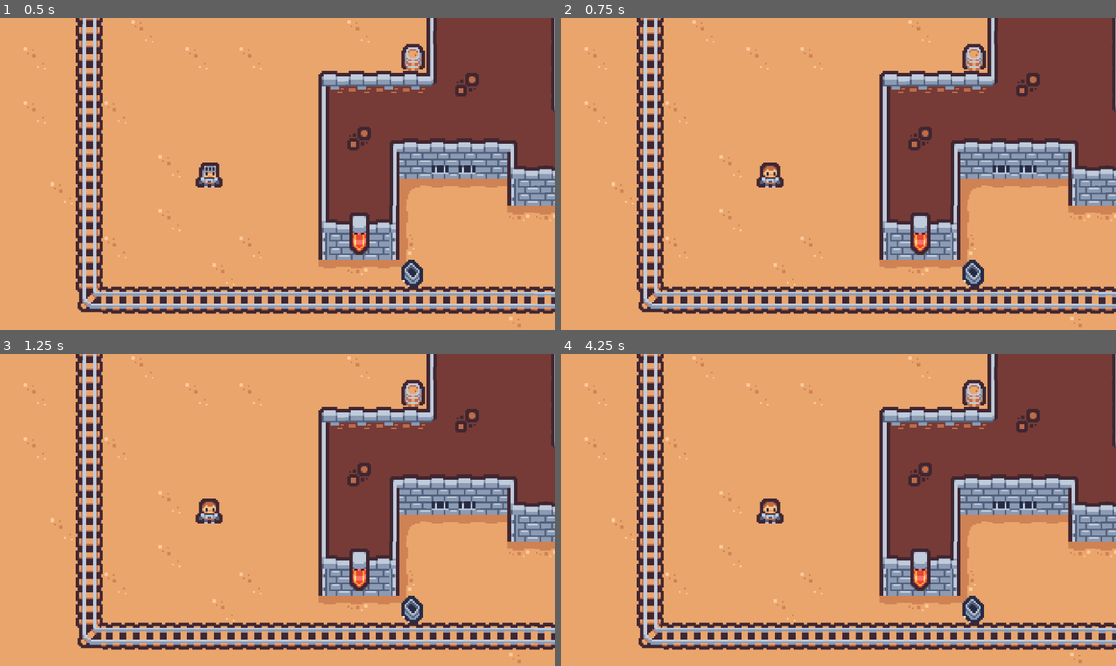
Above: before the commit, frames 1-4 (two rows, left to right).
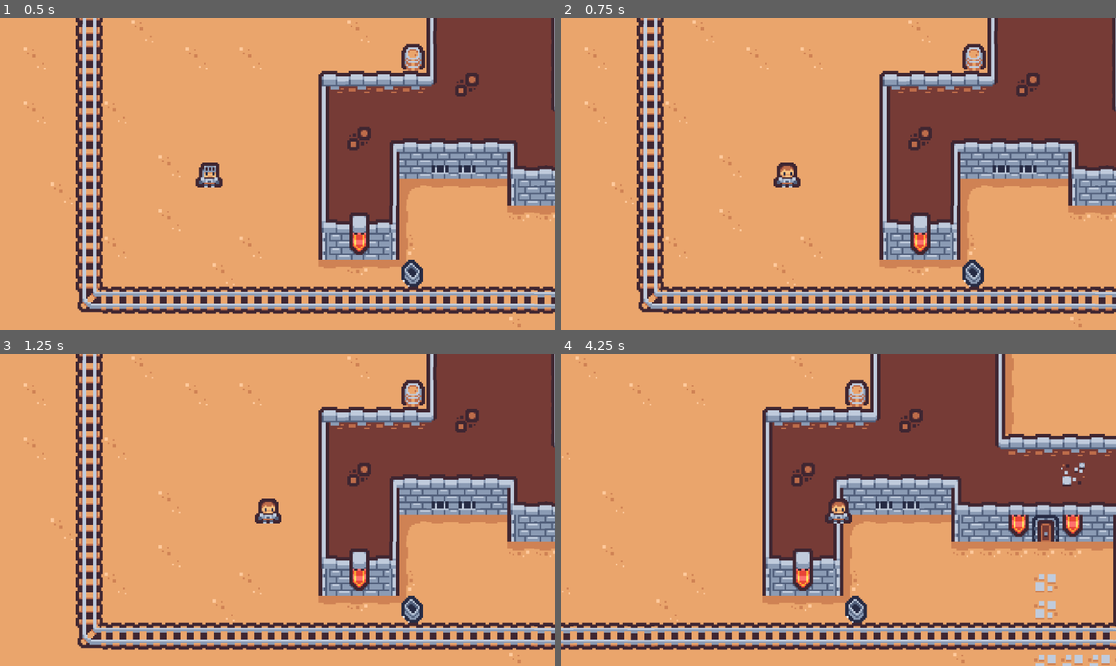
Above: after the commit, the same moments.

Repository: ki8yk8/game-dev-resolution
Game: Godot game, scene res://scenes/game_play.tscn
Same seed, same stepped clock (60 frames per second), same inputs: the game is played once before the commit and once after it.
Inputs (mouse positions are in pixels of both pictures, inside the frame that each line leads up to):
- Up to frame 1 (0.5 s): no input
- Up to frame 2 (0.75 s): tap Enter (ui_accept) at 0.5, 0.6 s; move the mouse to (960, 158) at 0.52 s; hold Right (ui_right) from 0.53 s (still down); click (960, 158) at 0.67 s
- Up to frame 3 (1.25 s): keep holding Right (ui_right); tap Enter (ui_accept) at 0.77, 1.07 s
- Up to frame 4 (4.25 s): move the mouse to (727, 525) at 1.27 s; tap Alt at 1.35, 3.6 s; tap Enter (ui_accept) at 1.52, 1.55, 1.82, 2.3, 2.85, 3.02, 3.32, 3.77, 3.8, 4.07 s; move the mouse to (894, 441) at 2.02 s; release Right (ui_right) at 2.03 s; hold Left (ui_left) 2.03-2.78 s; tap Shift at 2.1 s; move the mouse to (810, 572) at 2.77 s; hold Right (ui_right) from 2.78 s (still down); click (810, 572) at 2.92 s; move the mouse to (1005, 556) at 3.52 s

Frame 1 is identical in both runs. In frame 2, 0.5% of the frame differs, in the area x 35-44%, y 46-55%; in frame 3, 0.6%; in frame 4, 45%, in the area x 0-100%, y 0-100%.

Commit message:
adds basic movement in the player

Diff:
--- a/project.godot
+++ b/project.godot
@@ -19,6 +19,38 @@
 
 enabled=PackedStringArray("res://addons/godot_super-wakatime/plugin.cfg")
 
+[input]
+
+left={
+"deadzone": 0.2,
+"events": [Object(InputEventKey,"resource_local_to_scene":false,"resource_name":"","device":-1,"window_id":0,"alt_pressed":false,"shift_pressed":false,"ctrl_pressed":false,"meta_pressed":false,"pressed":false,"keycode":0,"physical_keycode":65,"key_label":0,"unicode":97,"location":0,"echo":false,"script":null)
+, Object(InputEventKey,"resource_local_to_scene":false,"resource_name":"","device":-1,"window_id":0,"alt_pressed":false,"shift_pressed":false,"ctrl_pressed":false,"meta_pressed":false,"pressed":false,"keycode":0,"physical_keycode":4194319,"key_label":0,"unicode":0,"location":0,"echo":false,"script":null)
+]
+}
+right={
+"deadzone": 0.2,
+"events": [Object(InputEventKey,"resource_local_to_scene":false,"resource_name":"","device":-1,"window_id":0,"alt_pressed":false,"shift_pressed":false,"ctrl_pressed":false,"meta_pressed":false,"pressed":false,"keycode":0,"physical_keycode":68,"key_label":0,"unicode":100,"location":0,"echo":false,"script":null)
+, Object(InputEventKey,"resource_local_to_scene":false,"resource_name":"","device":-1,"window_id":0,"alt_pressed":false,"shift_pressed":false,"ctrl_pressed":false,"meta_pressed":false,"pressed":false,"keycode":0,"physical_keycode":4194321,"key_label":0,"unicode":0,"location":0,"echo":false,"script":null)
+]
+}
+up={
+"deadzone": 0.2,
+"events": [Object(InputEventKey,"resource_local_to_scene":false,"resource_name":"","device":-1,"window_id":0,"alt_pressed":false,"shift_pressed":false,"ctrl_pressed":false,"meta_pressed":false,"pressed":false,"keycode":0,"physical_keycode":4194320,"key_label":0,"unicode":0,"location":0,"echo":false,"script":null)
+, Object(InputEventKey,"resource_local_to_scene":false,"resource_name":"","device":-1,"window_id":0,"alt_pressed":false,"shift_pressed":false,"ctrl_pressed":false,"meta_pressed":false,"pressed":false,"keycode":0,"physical_keycode":87,"key_label":0,"unicode":119,"location":0,"echo":false,"script":null)
+]
+}
+down={
+"deadzone": 0.2,
+"events": [Object(InputEventKey,"resource_local_to_scene":false,"resource_name":"","device":-1,"window_id":0,"alt_pressed":false,"shift_pressed":false,"ctrl_pressed":false,"meta_pressed":false,"pressed":false,"keycode":0,"physical_keycode":4194322,"key_label":0,"unicode":0,"location":0,"echo":false,"script":null)
+, Object(InputEventKey,"resource_local_to_scene":false,"resource_name":"","device":-1,"window_id":0,"alt_pressed":false,"shift_pressed":false,"ctrl_pressed":false,"meta_pressed":false,"pressed":false,"keycode":0,"physical_keycode":83,"key_label":0,"unicode":115,"location":0,"echo":false,"script":null)
+]
+}
+action={
+"deadzone": 0.2,
+"events": [Object(InputEventKey,"resource_local_to_scene":false,"resource_name":"","device":-1,"window_id":0,"alt_pressed":false,"shift_pressed":false,"ctrl_pressed":false,"meta_pressed":false,"pressed":false,"keycode":0,"physical_keycode":32,"key_label":0,"unicode":32,"location":0,"echo":false,"script":null)
+]
+}
+
 [physics]
 
 3d/physics_engine="Jolt Physics"
--- a/scenes/player.tscn
+++ b/scenes/player.tscn
@@ -1,6 +1,32 @@
 [gd_scene format=3 uid="uid://be8qbmt0fe144"]
 
 [ext_resource type="Texture2D" uid="uid://6bw8exb71kll" path="res://assets/png/dungeon/tilemap.png" id="1_3vyb7"]
+
+[sub_resource type="GDScript" id="GDScript_3vyb7"]
+script/source = "extends CharacterBody2D
+
+
+const SPEED = 50.0
+
+func _physics_process(delta: float) -> void:
+	var horizontalDir = Input.get_axis(\"left\", \"right\")
+	var verticalDir = Input.get_axis(\"up\", \"down\")
+
+	# control the vertical movement i.e. in y axis
+	if verticalDir:
+		velocity.y = verticalDir * SPEED
+	else:
+		velocity.y = move_toward(velocity.y, 0, SPEED)
+
+	# control the horizontal movement i.e. in x axis
+	if horizontalDir:
+		velocity.x = horizontalDir * SPEED
+	else:
+		# reset the horizontal spped to 0
+		velocity.x = move_toward(velocity.x, 0, SPEED)
+
+	move_and_slide()
+"
 
 [sub_resource type="AtlasTexture" id="AtlasTexture_3vyb7"]
 atlas = ExtResource("1_3vyb7")
@@ -61,6 +87,7 @@
 size = Vector2(16, 15)
 
 [node name="Player" type="CharacterBody2D" unique_id=1116653195]
+script = SubResource("GDScript_3vyb7")
 
 [node name="AnimatedSprite2D" type="AnimatedSprite2D" parent="." unique_id=1627868931]
 sprite_frames = SubResource("SpriteFrames_qlg0r")
--- /dev/null
+++ b/scripts/player.gd
@@ -0,0 +1,25 @@
+extends CharacterBody2D
+
+
+const SPEED = 300.0
+const JUMP_VELOCITY = -400.0
+
+
+func _physics_process(delta: float) -> void:
+	# Add the gravity.
+	if not is_on_floor():
+		velocity += get_gravity() * delta
+
+	# Handle jump.
+	if Input.is_action_just_pressed("ui_accept") and is_on_floor():
+		velocity.y = JUMP_VELOCITY
+
+	# Get the input direction and handle the movement/deceleration.
+	# As good practice, you should replace UI actions with custom gameplay actions.
+	var direction := Input.get_axis("ui_left", "ui_right")
+	if direction:
+		velocity.x = direction * SPEED
+	else:
+		velocity.x = move_toward(velocity.x, 0, SPEED)
+
+	move_and_slide()
Not shown, added: scripts/player.gd.uid
